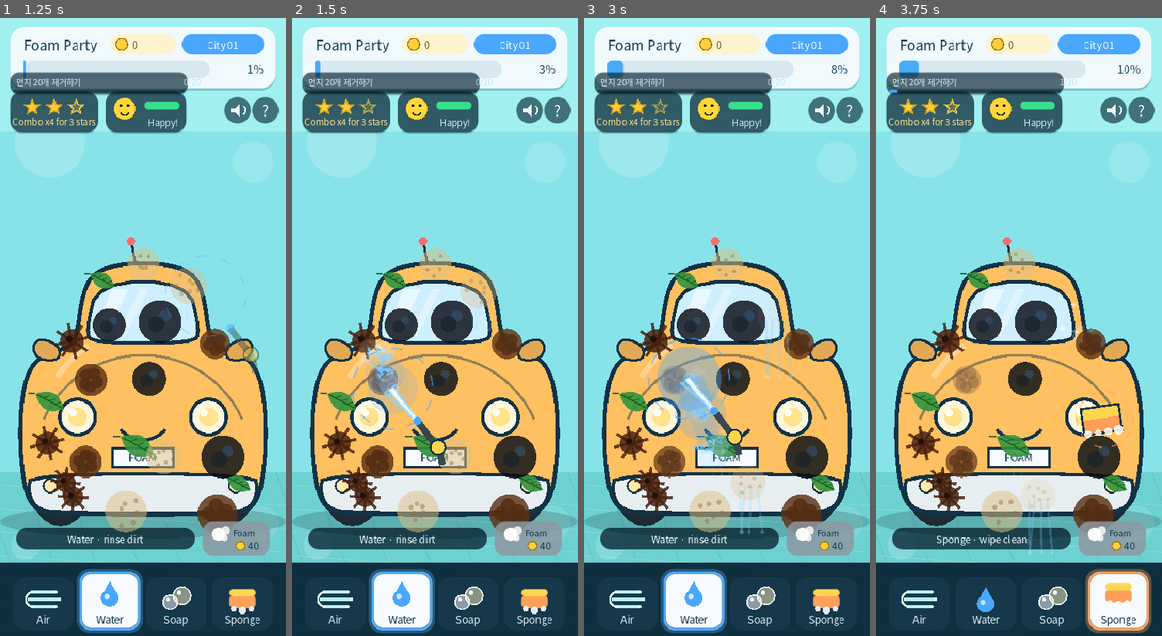
Above: before the commit, frames 1-4 (left to right).
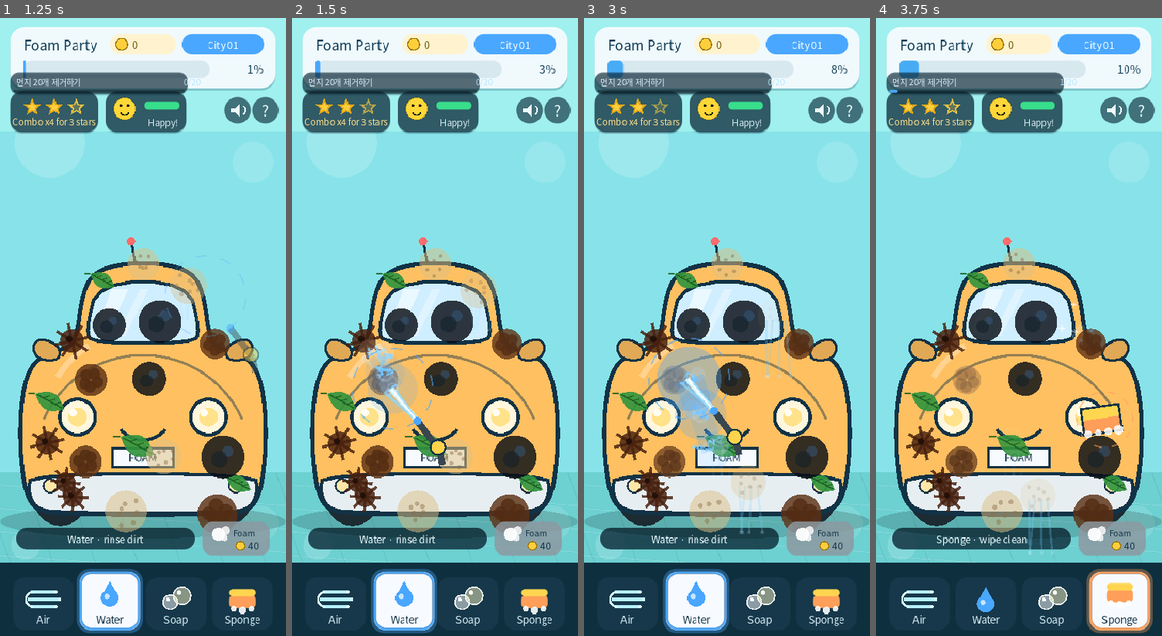
Above: after the commit, the same moments.

Repository: seorilabs/foam-party
Game: Godot game, scene res://scenes/main.tscn
Same seed, same stepped clock (60 frames per second), same inputs: the game is played once before the commit and once after it.
Inputs (mouse positions are in pixels of both pictures, inside the frame that each line leads up to):
- Up to frame 1 (1.25 s): tap Enter at 0.5, 0.6 s; move the mouse to (205, 296) at 0.52 s; click (205, 296) at 0.67 s; tap Space at 0.77 s
- Up to frame 2 (1.5 s): drag from (377, 357) to (420, 450) at 1.27 s
- Up to frame 3 (3 s): move the mouse to (755, 191) at 2.02 s; tap 2 at 2.1 s; click (755, 191) at 2.17 s; drag from (712, 450) to (641, 234) at 2.77 s
- Up to frame 4 (3.75 s): move the mouse to (1104, 419) at 3.52 s; tap 4 at 3.6 s; click (1104, 419) at 3.67 s

Frame 1 is identical in both runs. In frame 2, 0.7% of the frame differs, in the area x 26-51%, y 89-100%; in frame 3, 0.7%; in frame 4, 0.6%.

Commit message:
오사용 피드백 수정 — 즉각 트리거(0.6s 쿨다운), exp 감쇄, 햅틱 30ms, 툴바 버튼 바운스 복원

Diff:
--- a/godot/scripts/main.gd
+++ b/godot/scripts/main.gd
@@ -162,6 +162,8 @@
 var record_pop_time := -10.0
 var _tool_select_time := -10.0
 var _bomb_press_time := -10.0
+var _tool_misapplied_time := -10.0
+var _tool_misapplied_tool_id := ""
 var game_state := STATE_TITLE
 var coins := 0
 var total_stars := 0
@@ -1802,6 +1804,13 @@
 		# +2*delta here, -delta decay in _update_dirt_motion -> net +delta only
 		# while actively rubbing, so brief stray touches never accumulate.
 		patch.resist_time += delta * 2.0
+		var now := float(Time.get_ticks_msec()) / 1000.0
+		if now - _tool_misapplied_time > 0.6:
+			_tool_misapplied_time = now
+			_tool_misapplied_tool_id = selected_tool
+			patch.shake_x = 6.0
+			if OS.has_feature("mobile"):
+				Input.vibrate_handheld(30)
 		if patch.resist_time >= 0.3:
 			# Keep a single active coach so overlapping patches stay readable.
 			if _hint_patch != null and _hint_patch != patch:
@@ -1810,12 +1819,8 @@
 			patch.hint_tool = _recommended_tool(patch)
 			var hint_was_inactive := patch.hint_time <= 0.0
 			patch.hint_time = max(patch.hint_time, 1.4)
-			if hint_was_inactive:
-				patch.shake_x = 6.0
-				if OS.has_feature("mobile"):
-					Input.vibrate_handheld(15)
-				if _hint_sfx_player != null:
-					_hint_sfx_player.play()
+			if hint_was_inactive and _hint_sfx_player != null:
+				_hint_sfx_player.play()
 	else:
 		patch.resist_time = 0.0
 		patch.hint_time = 0.0
@@ -1968,7 +1973,7 @@
 			patch.velocity *= 0.9
 
 		if patch.shake_x != 0.0:
-			patch.shake_x = -patch.shake_x * (1.0 - delta * 28.0)
+			patch.shake_x = -patch.shake_x * exp(-delta * 30.0)
 			if absf(patch.shake_x) < 0.2:
 				patch.shake_x = 0.0
 
@@ -3609,6 +3614,10 @@
 		var rect := _get_tool_rect(index)
 		var color: Color = tool_colors[tool_id]
 		var is_selected := selected_tool == tool_id
+		if _tool_misapplied_time > 0.0 and tool_id == _tool_misapplied_tool_id:
+			var age := time_now - _tool_misapplied_time
+			if age < 0.5:
+				rect.position.x += sin(age * 55.0) * 5.0 * (1.0 - age / 0.5)
 		var visual_rect := rect
 		if is_selected:
 			visual_rect = Rect2(rect.position - Vector2(0.0, 8.0), rect.size + Vector2(0.0, 8.0))
